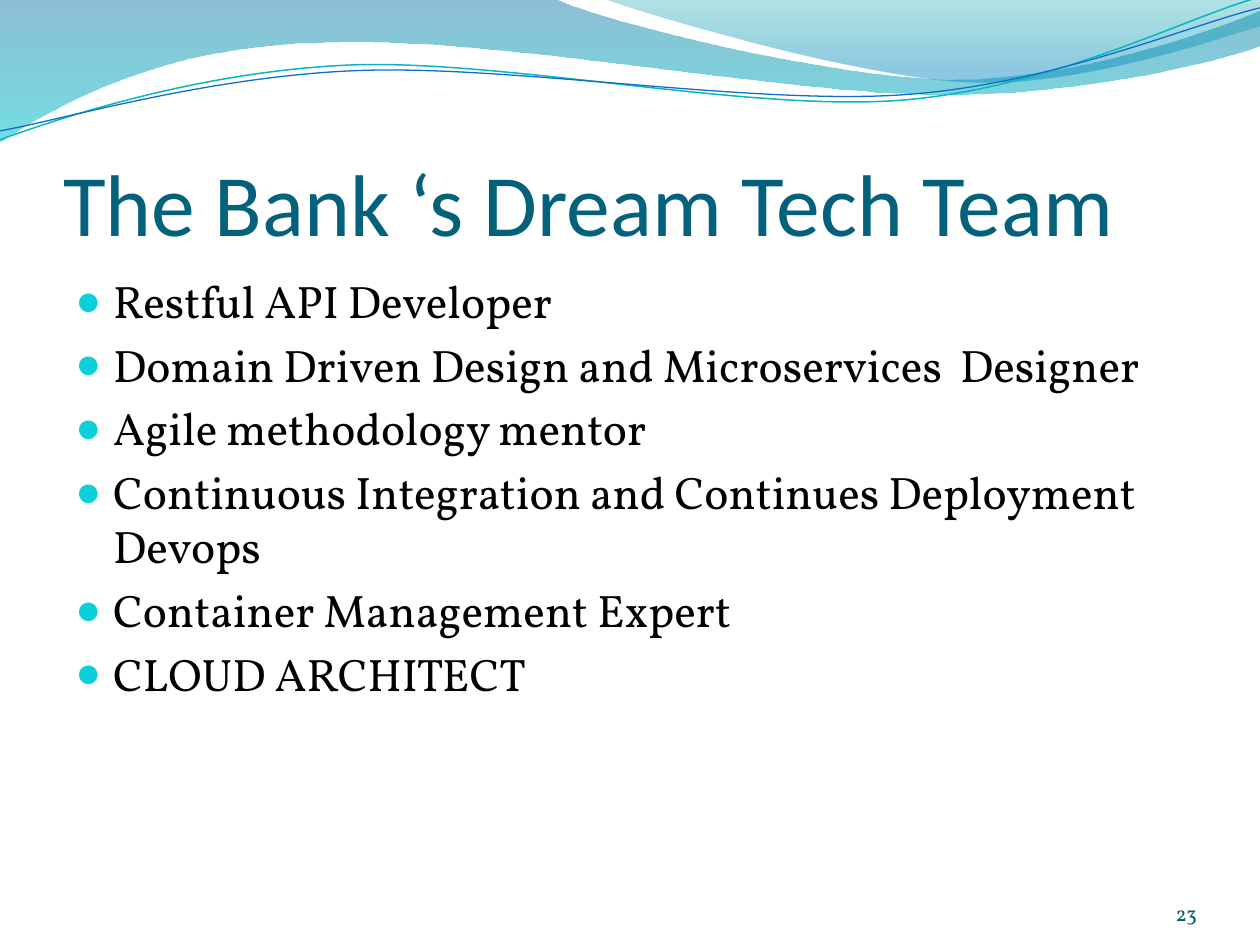
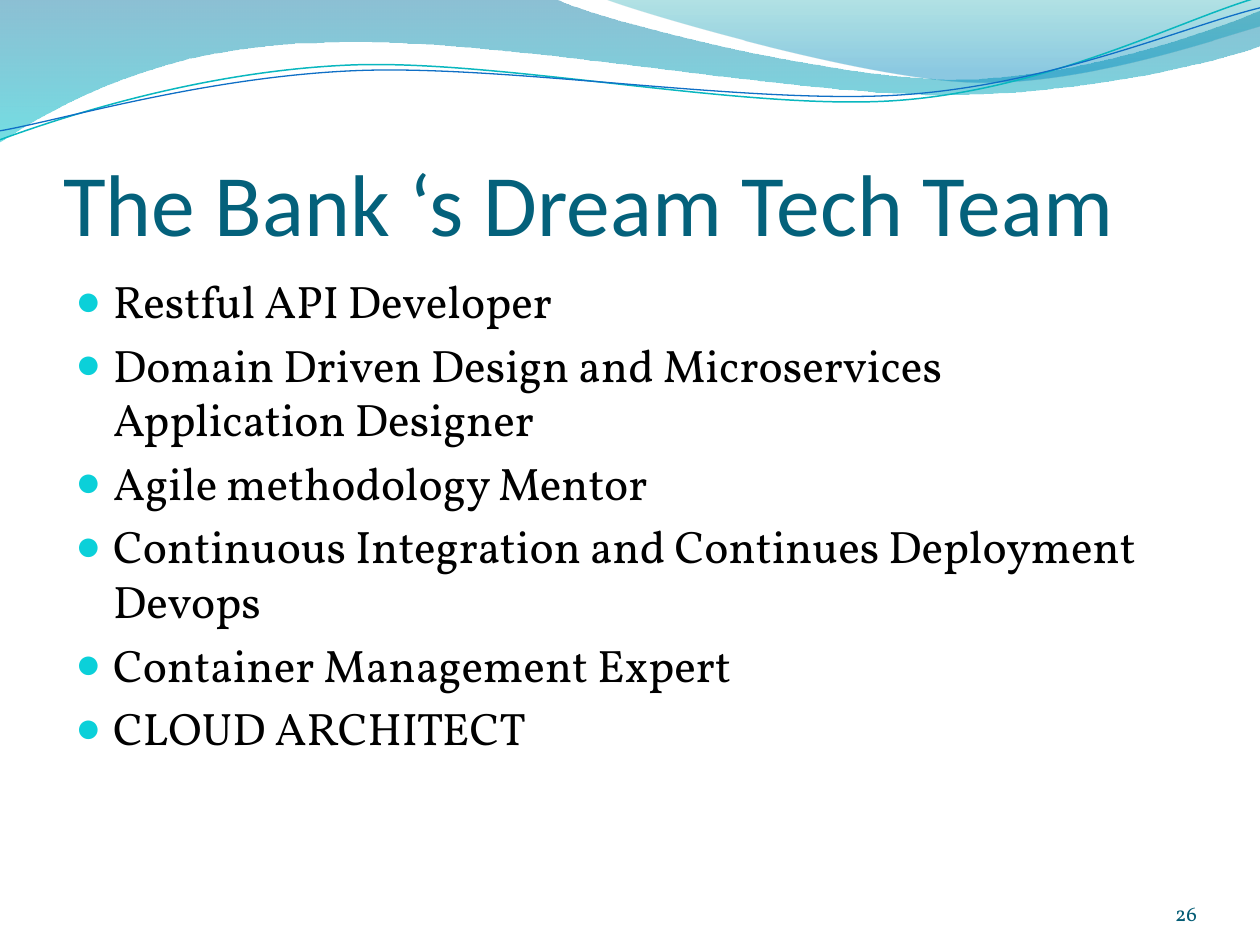
Before and after one commit to ignis01/aws101, a slide deck: slide 26 of cloud101.pptm (slide 23 before the commit). Drawn at 1260x945 pixels with LibreOffice and Linux fonts; fonts in the diff are those of the drawing; background and template pictures are left out. Boxes give left, top, right and bottom in pixels: in the first picture for what was removed or moved away, otherwise in the second. Text is boxed around its words. In the diff, an @@ line names an element or a change of style, - is before the commit and + after.

```diff
--- a/cloud101.pptm
+++ b/cloud101.pptm
@@ text at <box>113,349,942,512</box>: text changed @@
-● Domain Driven Design and Microservices Designer
-● Agile methodology mentor
+● Domain Driven Design and Microservices Application Designer
+● Agile methodology Mentor
@@ page number at <box>1175,907,1197,922</box>: text changed @@
-23
+26
```
Also in this commit, not shown: 13 other slides changed, 9 slides added, 8 other files.
